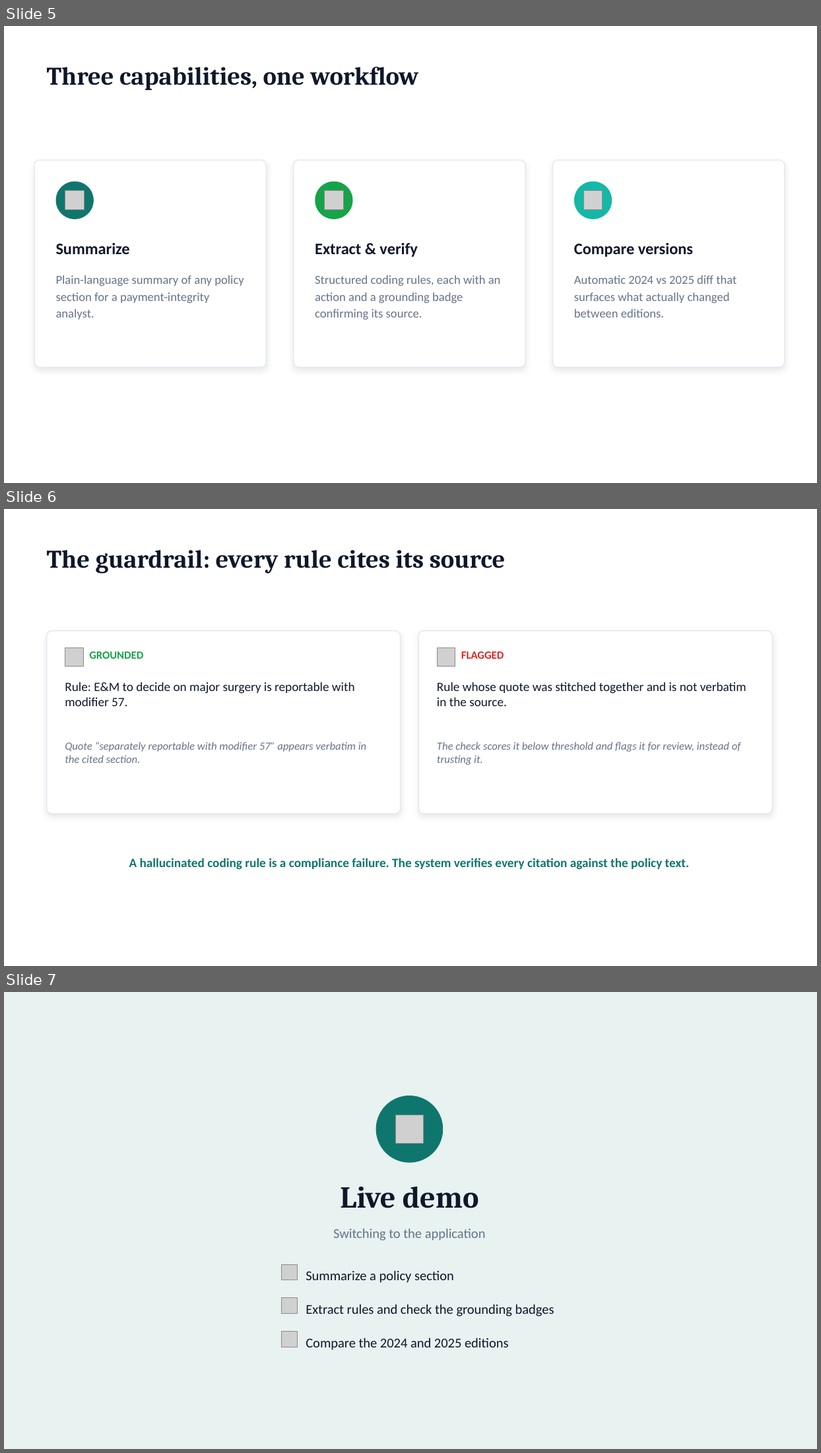
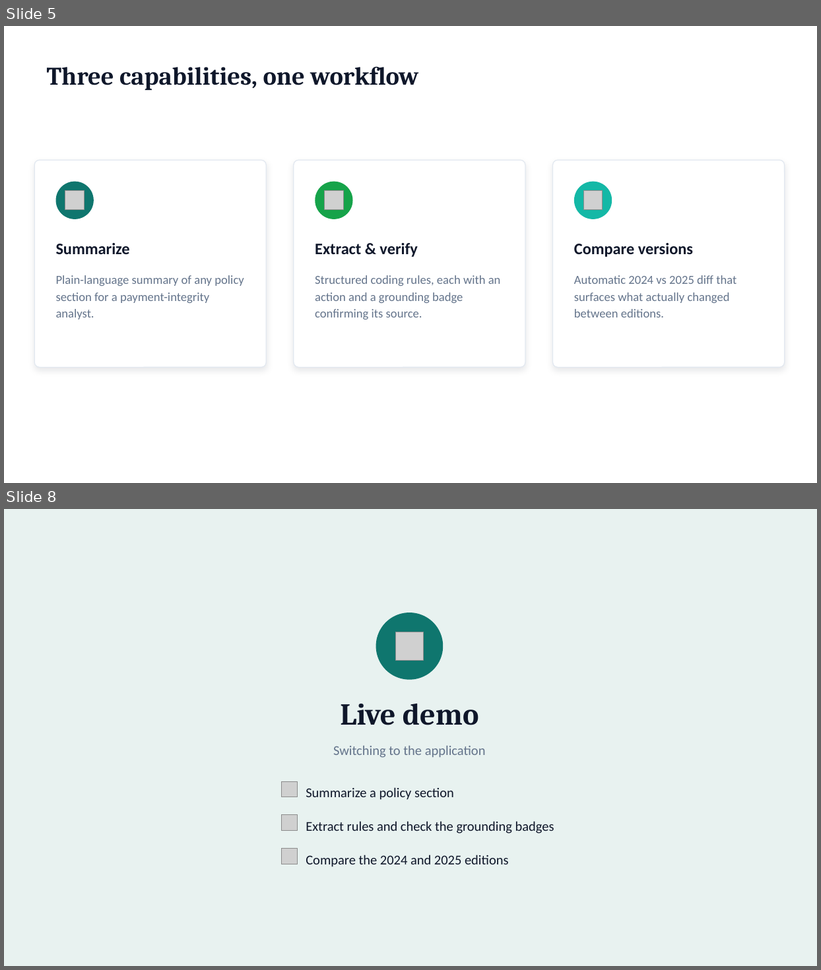
Before and after one commit to KESHAV8087/cotiviti-policy-to-rules, a slide deck: Slides.pptx. Shown one above the other, each under a label of ours: slides 5, 6 and 7 before the commit, slides 5 and 8 after it; the slides between them are not shown. The pictures are 821x1453 and 821x970 pixels, drawn with LibreOffice and Linux fonts; fonts in the diff are those of the drawing; grey boxes stand for pictures. Boxes give left, top, right and bottom in pixels: in the first picture for what was removed or moved away, otherwise in the second. Text is boxed around its words. In the diff, an @@ line names an element or a change of style, - is before the commit and + after.

Commit message:
Add UI screenshots; fix explain-on-empty-section, section-citation resolver, summarize guard; embed screenshots in README and slides; sharpen business payoff and change-detection framing

```diff
--- a/Slides.pptx
+++ b/Slides.pptx
@@ slide 6 removed at box(4, 509, 817, 966), background #FFFFFF @@
@@ text removed at box(47, 550, 506, 574) @@
-The guardrail: every rule cites its source
@@ rounded rectangle removed at box(47, 631, 401, 814) @@
@@ rounded rectangle removed at box(418, 631, 773, 814) @@
@@ picture removed at box(65, 648, 83, 666) @@
@@ text removed at box(89, 652, 143, 659) @@
-GROUNDED
@@ picture removed at box(437, 648, 455, 666) @@
@@ text removed at box(461, 652, 504, 659) @@
-FLAGGED
@@ text removed at box(65, 682, 355, 706) @@
-Rule: E&M to decide on major surgery is reportable with modifier 57.
@@ text removed at box(437, 682, 746, 706) @@
-Rule whose quote was stitched together and is not verbatim in the source.
@@ text removed at box(65, 742, 366, 763) @@
-Quote “separately reportable with modifier 57” appears verbatim in the cited section.
@@ text removed at box(437, 742, 741, 765) @@
-The check scores it below threshold and flags it for review, instead of trusting it.
@@ text removed at box(129, 858, 689, 870) @@
-A hallucinated coding rule is a compliance failure. The system verifies every citation against the policy text.
@@ what was slide 7 is now slide 8 @@
```
Also in this commit, not shown: 2 slides changed, 2 slides added, 6 other files.
